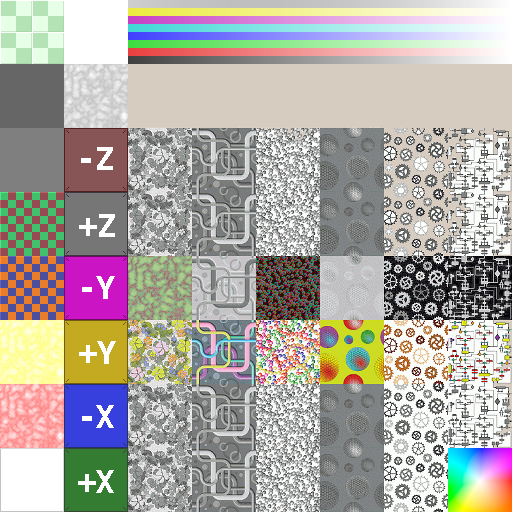
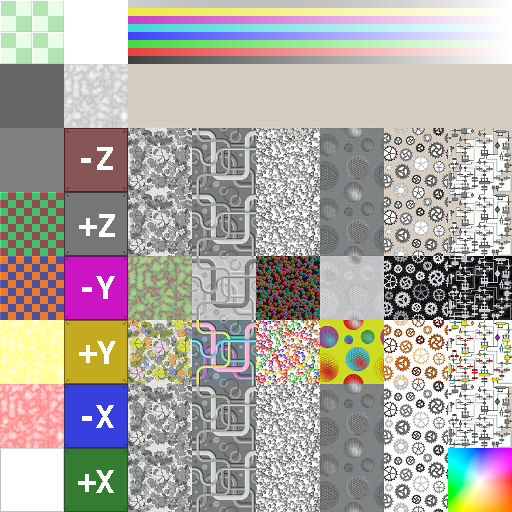
Two versions of the same layered image (512px x 512px). Layer-by-layer changes:
painted on "tex0_512.png" over (494, 320, 512, 386)
